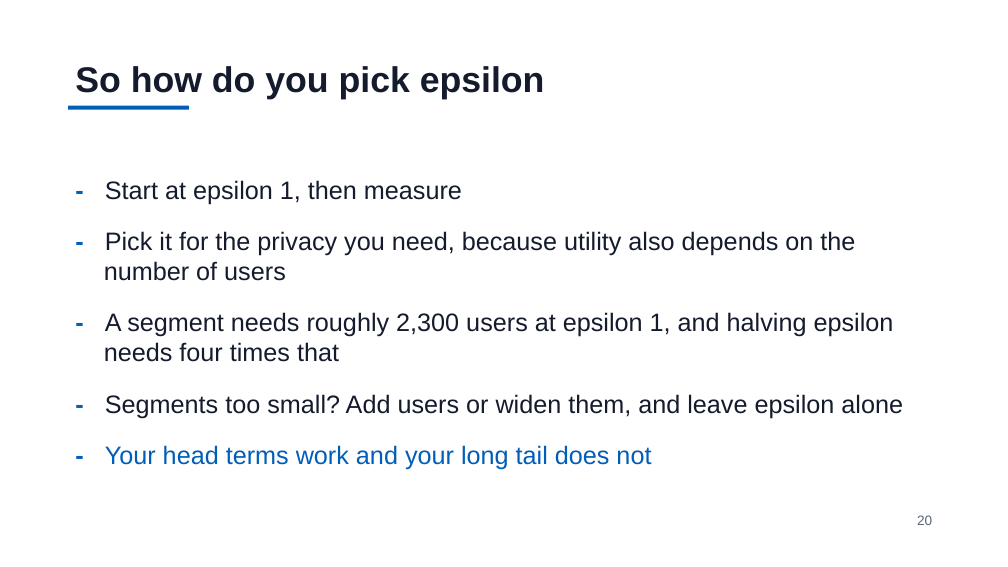
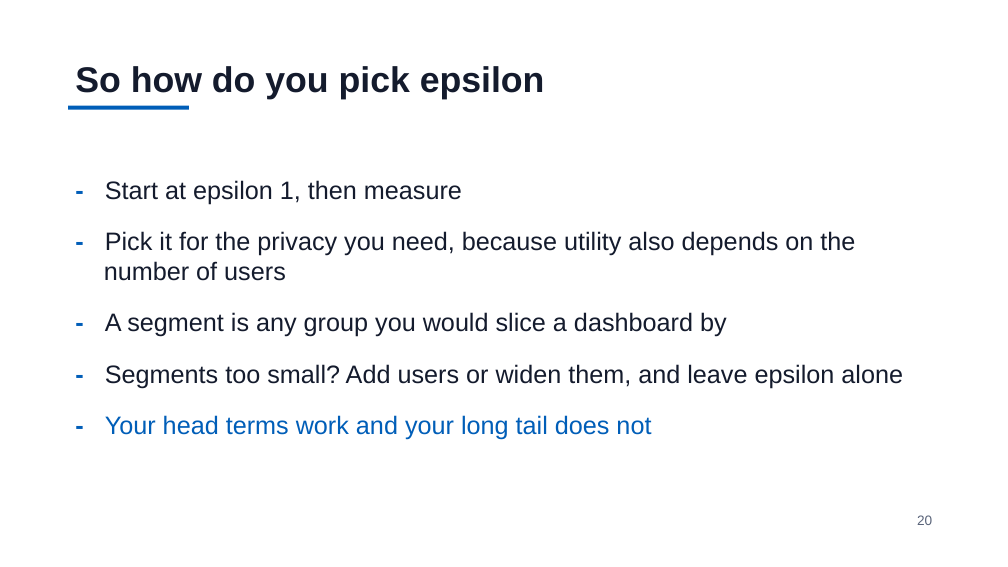
Before and after one commit to jzonthemtn/ldp-for-search, a slide deck: slide 20 of ldp_for_search_slides.pptx. Drawn at 1008x567 pixels with LibreOffice and Linux fonts; fonts in the diff are those of the drawing. Boxes give left, top, right and bottom in pixels: in the first picture for what was removed or moved away, otherwise in the second. Text is boxed around its words. In the diff, an @@ line names an element or a change of style, - is before the commit and + after.

```diff
--- a/ldp_for_search_slides.pptx
+++ b/ldp_for_search_slides.pptx
@@ text at (x1=105, y1=312, x2=727, y2=337): text changed @@
-- A segment needs roughly 2,300 users at epsilon 1, and halving epsilon needs four times that
+- A segment is any group you would slice a dashboard by
```
Also in this commit, not shown: 3 other slides changed, 2 other files.
